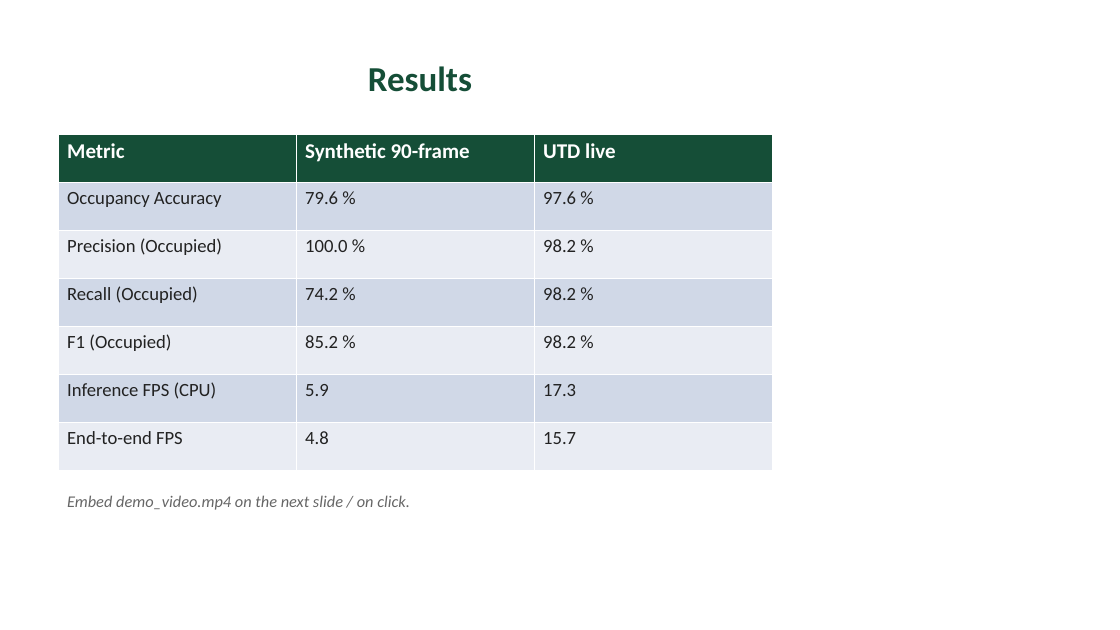
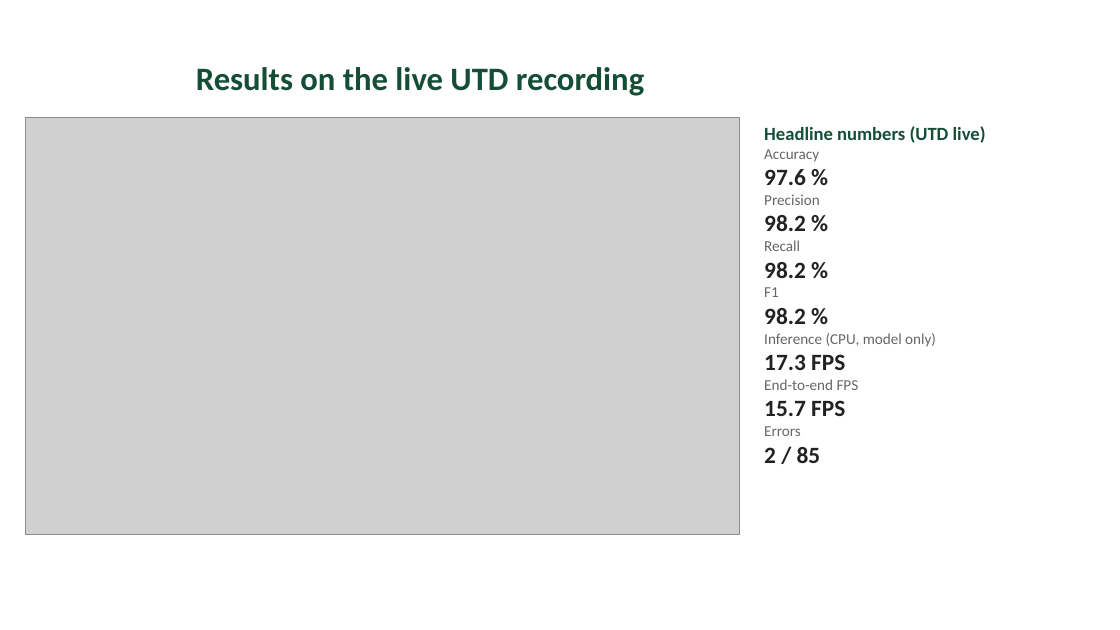
Before and after one commit to Eswar-deep/CV-assignment, a slide deck: slide 6 of presentation/slides.pptx. Drawn at 1120x630 pixels with LibreOffice and Linux fonts; fonts in the diff are those of the drawing; grey boxes stand for pictures. Boxes give left, top, right and bottom in pixels: in the first picture for what was removed or moved away, otherwise in the second. Text is boxed around its words. In the diff, an @@ line names an element or a change of style, - is before the commit and + after.

```diff
--- a/presentation/slides.pptx
+++ b/presentation/slides.pptx
@@ title at (196,67,644,96): text changed; size 30 to 28 pt @@
-Results
+Results on the live UTD recording
@@ picture added at (25,118,739,534) @@
@@ table removed at (59,134,772,471), 7 rows, 3 columns @@
-Metric | Synthetic 90-frame | UTD live
-Occupancy Accuracy | 79.6 % | 97.6 %
-Precision (Occupied) | 100.0 % | 98.2 %
-Recall (Occupied) | 74.2 % | 98.2 %
-F1 (Occupied) | 85.2 % | 98.2 %
-Inference FPS (CPU) | 5.9 | 17.3
-End-to-end FPS | 4.8 | 15.7
@@ text added at (764,126,986,463), 13 pt, text #666666 @@
+Headline numbers (UTD live)
+Accuracy
+97.6 %
+Precision
+98.2 %
+Recall
+98.2 %
+F1
+98.2 %
+Inference (CPU, model only)
+17.3 FPS
+End-to-end FPS
+15.7 FPS
+Errors
+2 / 85
@@ text removed at (67,495,410,510) @@
-Embed demo_video.mp4 on the next slide / on click.
```
Also in this commit, not shown: 6 other slides changed, 4 slides added, 3 slides removed, 10 other files.
